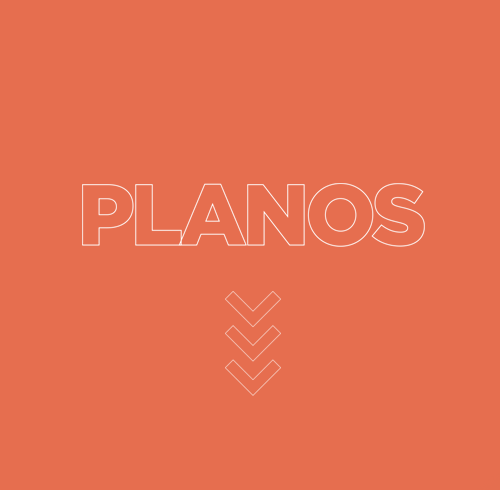
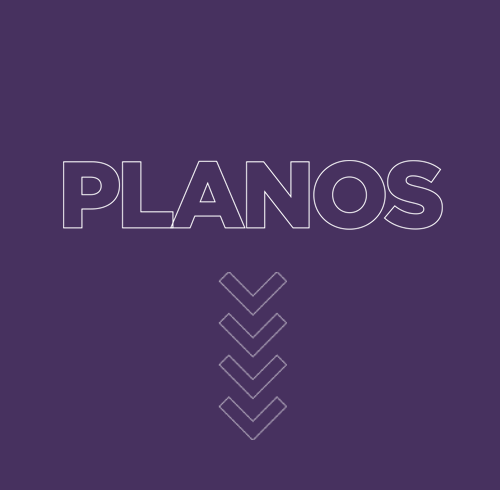
The second 500 x 490 image is a revision of the first. Changes to its layers:
painted on "Objeto Inteligente de Vetor" (1st of 2) over [218, 272, 287, 440]
painted on "Objeto Inteligente de Vetor" (2nd of 2) over [63, 160, 443, 247]
painted on "Camada 1" over [0, 0, 500, 490]
